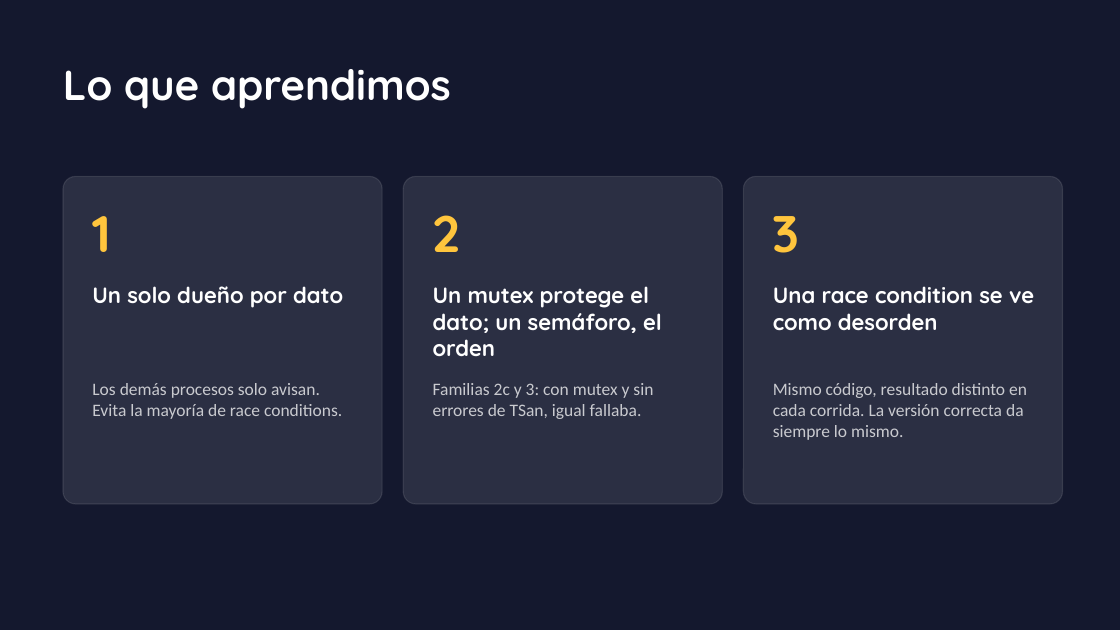
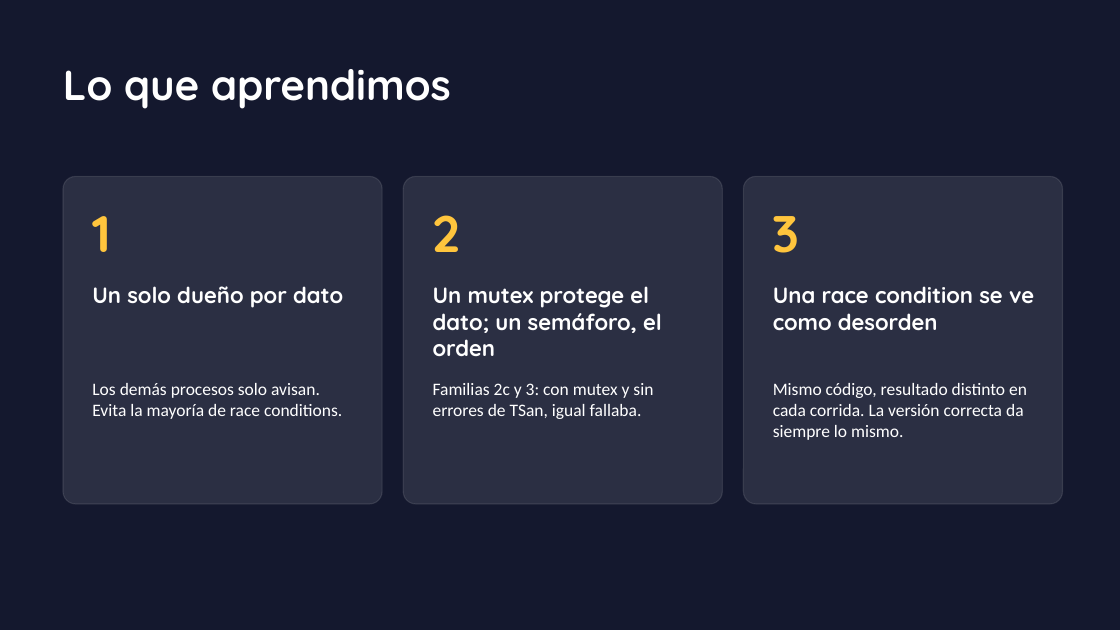
Before and after one commit to JoelxD12O/bomberman-concurrente, a slide deck: slide 18 of docs/presentacion/Bomberman_concurrente.pptx. Drawn at 1120x630 pixels with LibreOffice and Linux fonts; fonts in the diff are those of the drawing. Boxes give left, top, right and bottom in pixels: in the first picture for what was removed or moved away, otherwise in the second. Text is boxed around its words. In the diff, an @@ line names an element or a change of style, - is before the commit and + after.

Commit message:
Versión actualizada de presentation pptx y pdf

```diff
--- a/docs/presentacion/Bomberman_concurrente.pptx
+++ b/docs/presentacion/Bomberman_concurrente.pptx
@@ text colour #FFFFFF at 75% opacity to #FFFFFF in 3 elements at bbox=[92, 383, 342, 419], bbox=[433, 383, 653, 419], bbox=[773, 383, 1027, 440] @@
```
Also in this commit, not shown: 15 other slides changed, 9 slides added, 3 slides removed, 1 other file.
